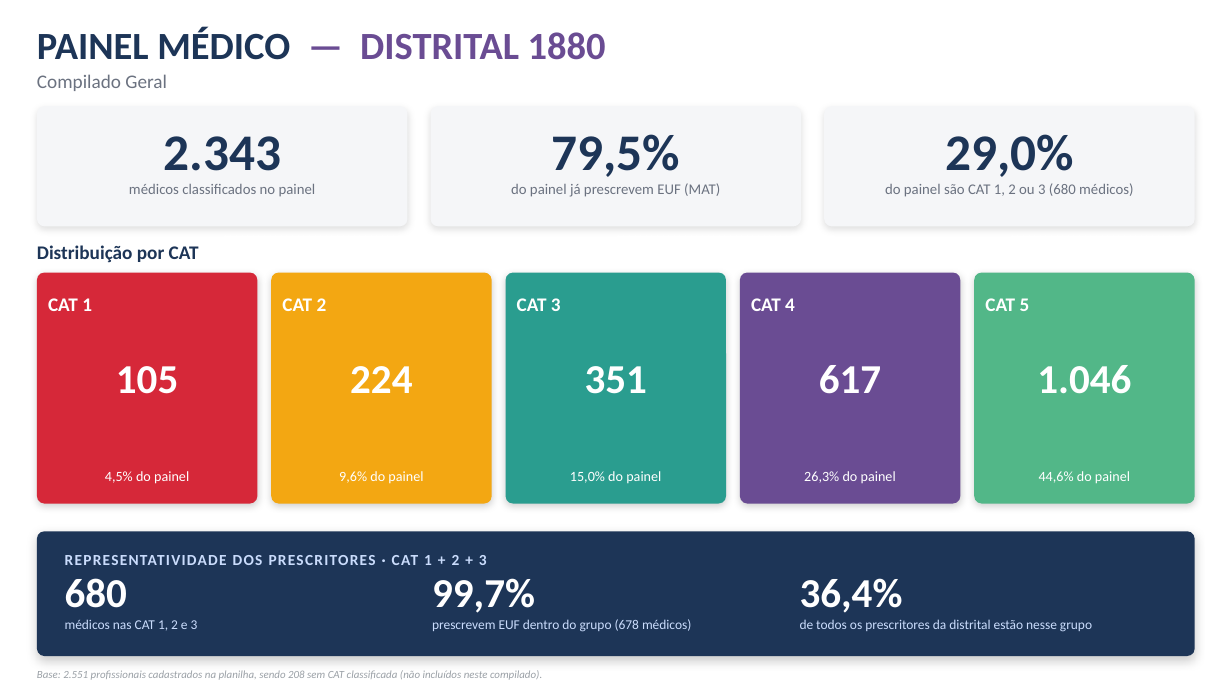
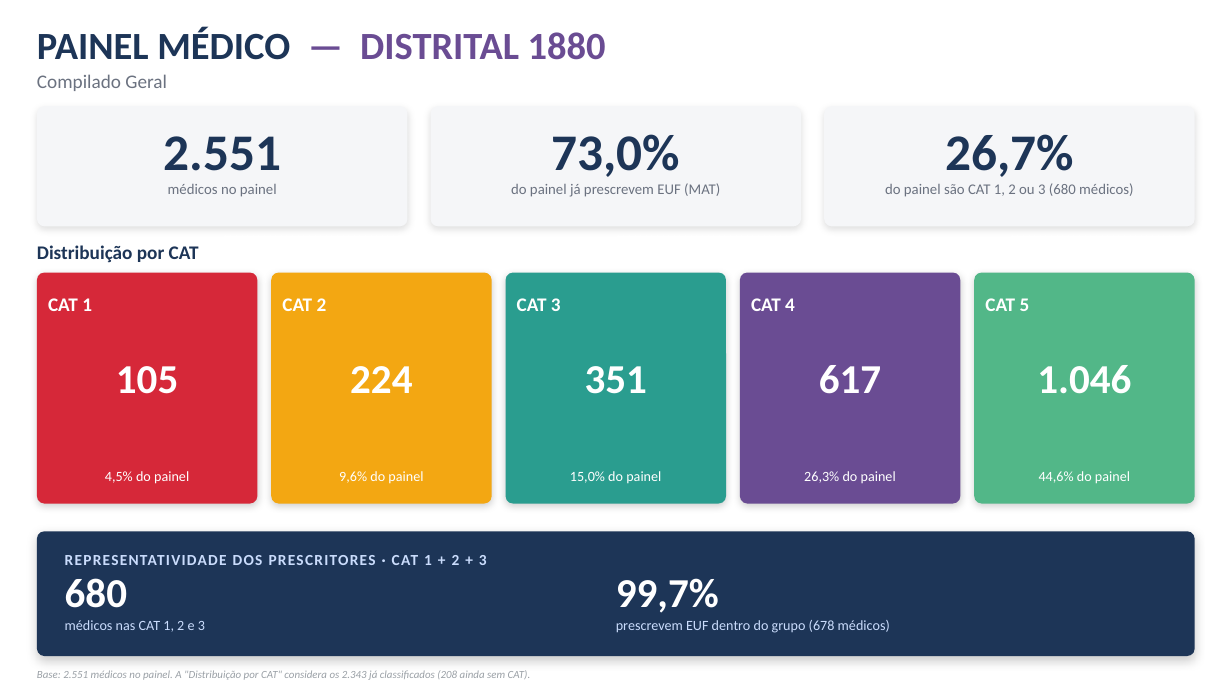
Before and after one commit to rabrante16-crypto/trabalho, a slide deck: slide 2 of output/painel_medico_distrital_1880.pptx. Drawn at 1232x693 pixels with LibreOffice and Linux fonts; fonts in the diff are those of the drawing. Boxes give left, top, right and bottom in pixels: in the first picture for what was removed or moved away, otherwise in the second. Text is boxed around its words. In the diff, an @@ line names an element or a change of style, - is before the commit and + after.

```diff
--- a/output/painel_medico_distrital_1880.pptx
+++ b/output/painel_medico_distrital_1880.pptx
@@ text at [163, 136, 281, 171]: text changed @@
-2.343
+2.551
@@ text at [552, 134, 681, 177]: text changed @@
-79,5%
+73,0%
@@ text at [945, 134, 1074, 177]: text changed @@
-29,0%
+26,7%
@@ text at [168, 184, 277, 197]: text changed @@
-médicos classificados no painel
+médicos no painel
@@ text "99,7%": place and size @@
-text "99,7%" at [432, 578, 535, 613]
+text "99,7%" at [616, 578, 719, 613]
@@ text removed at [800, 578, 903, 613] @@
-36,4%
@@ text "médicos nas CAT 1, 2 ..." at [65, 620, 205, 632]: size 10.5 to 11 pt @@
@@ text "prescrevem EUF dentro do grupo ..." at [616, 620, 890, 633]: size 10.5 to 11 pt @@
@@ text "prescrevem EUF dentro do grupo ...": place and size @@
-text "prescrevem EUF dentro do grupo ..." at [432, 619, 691, 632]
+text "prescrevem EUF dentro do grupo ..." at [616, 620, 890, 633]
@@ text removed at [800, 619, 1092, 632] @@
-de todos os prescritores da distrital estão nesse grupo
@@ text at [37, 670, 531, 680]: text changed @@
-Base: 2.551 profissionais cadastrados na planilha, sendo 208 sem CAT classificada (não incluídos neste compilado).
+Base: 2.551 médicos no painel. A "Distribuição por CAT" considera os 2.343 já classificados (208 ainda sem CAT).
```
Also in this commit, not shown: 1 slide added.
